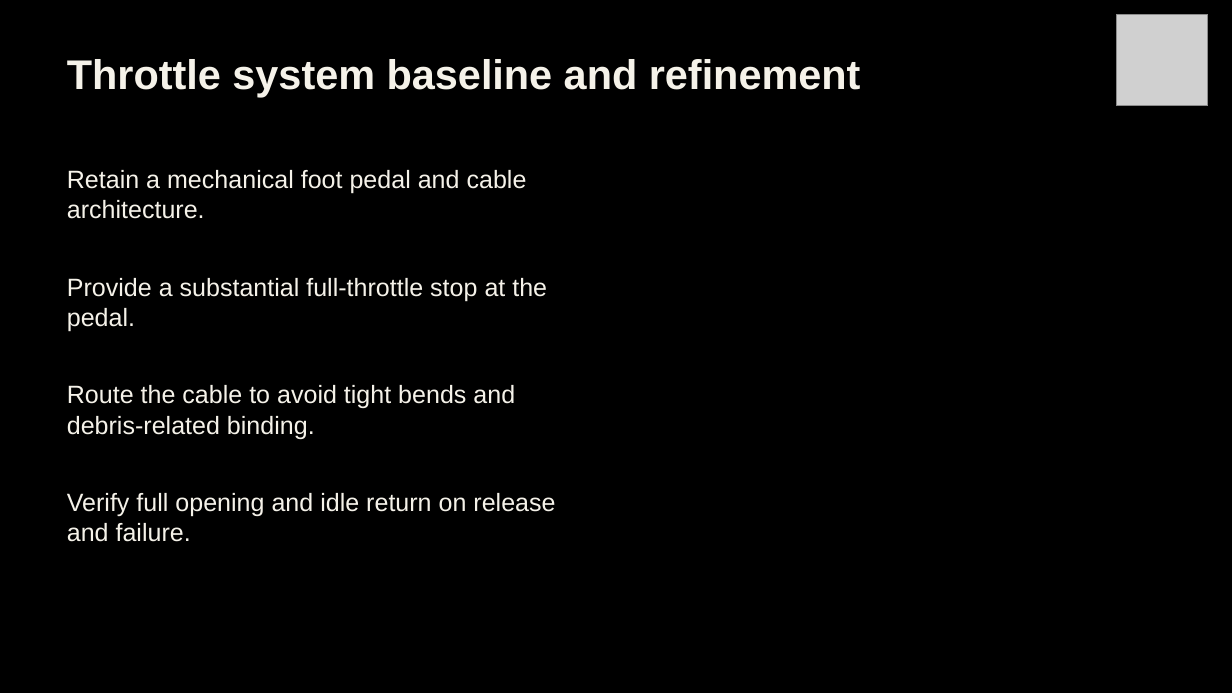
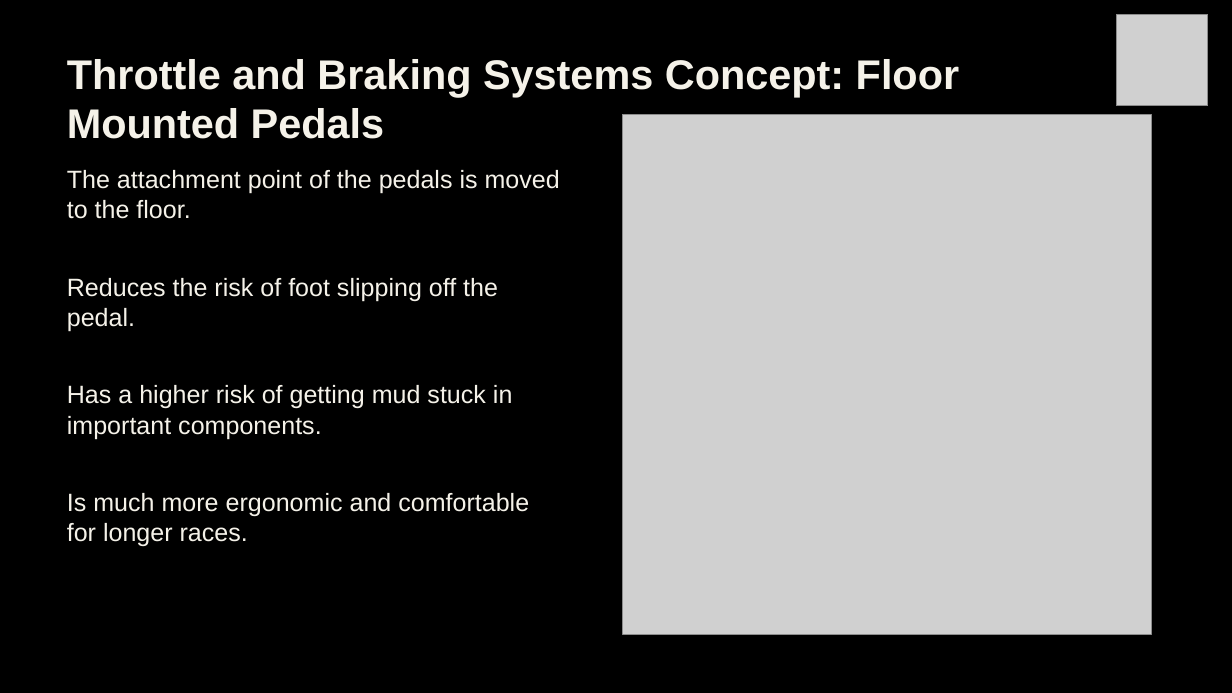
Before and after one commit to Polowater123/Aggie-Baja-Controls-The-A.B.C.-, a slide deck: slide 22 of PDR Draft.pptx. Drawn at 1232x693 pixels with LibreOffice and Linux fonts; fonts in the diff are those of the drawing; grey boxes stand for pictures. Boxes give left, top, right and bottom in pixels: in the first picture for what was removed or moved away, otherwise in the second. Text is boxed around its words. In the diff, an @@ line names an element or a change of style, - is before the commit and + after.

Commit message:
Update PDR draft presentation
Revise the PDR Draft PowerPoint.

```diff
--- a/PDR Draft.pptx
+++ b/PDR Draft.pptx
@@ text at bbox=[67, 59, 959, 139]: text changed @@
-Throttle system baseline and refinement
+Throttle and Braking Systems Concept: Floor Mounted Pedals
@@ picture added at bbox=[623, 115, 1153, 634] @@
@@ text at bbox=[67, 170, 560, 219]: text changed @@
-Retain a mechanical foot pedal and cable architecture.
+The attachment point of the pedals is moved to the floor.
@@ text at bbox=[67, 278, 498, 332]: text changed @@
-Provide a substantial full-throttle stop at the pedal.
+Reduces the risk of foot slipping off the pedal.
@@ text at bbox=[67, 385, 512, 439]: text changed @@
-Route the cable to avoid tight bends and debris-related binding.
+Has a higher risk of getting mud stuck in important components.
@@ text at bbox=[67, 493, 529, 546]: text changed @@
-Verify full opening and idle return on release and failure.
+Is much more ergonomic and comfortable for longer races.
```
Also in this commit, not shown: 1 other slide changed, 2 slides added, 1 slide removed.
